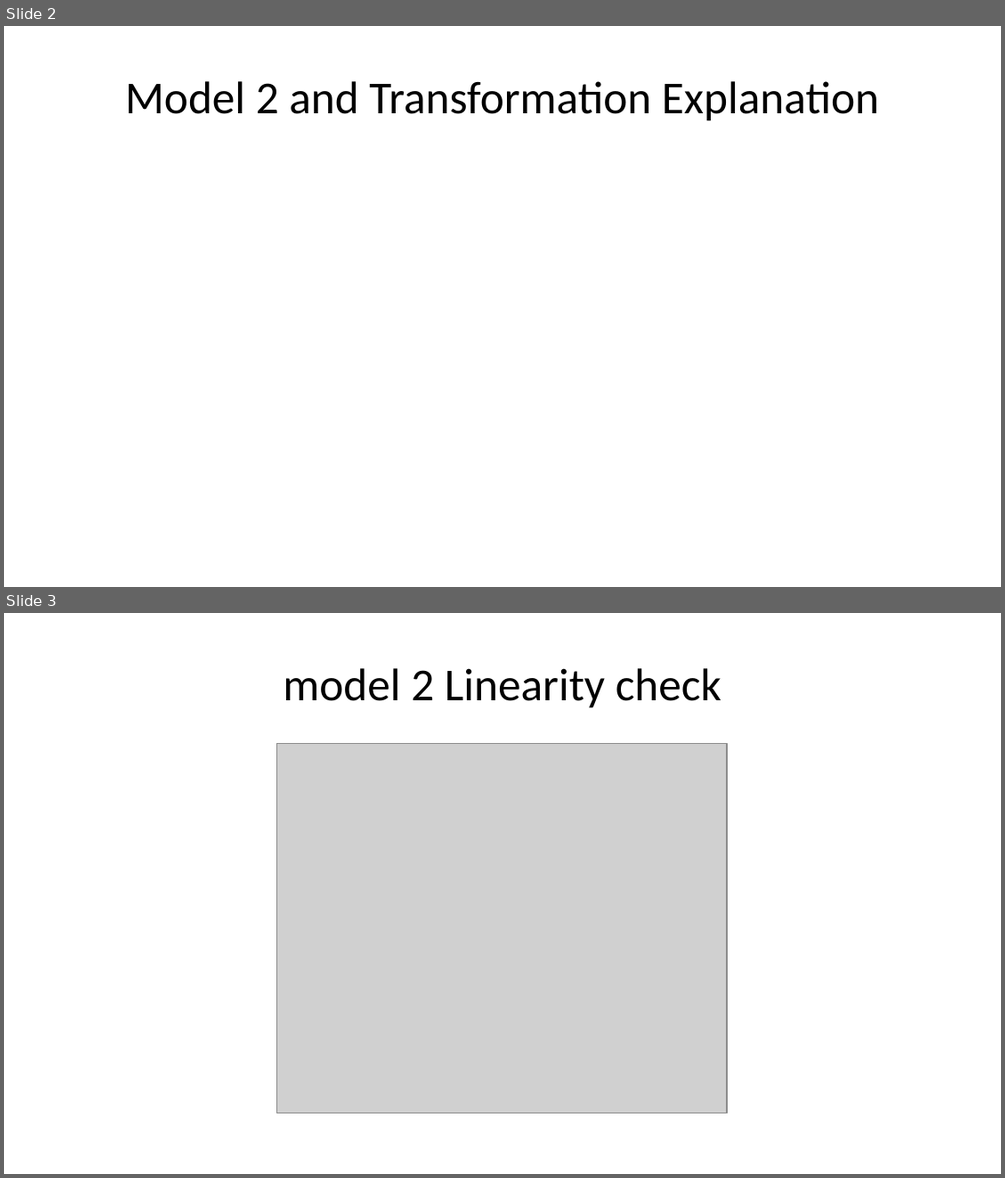
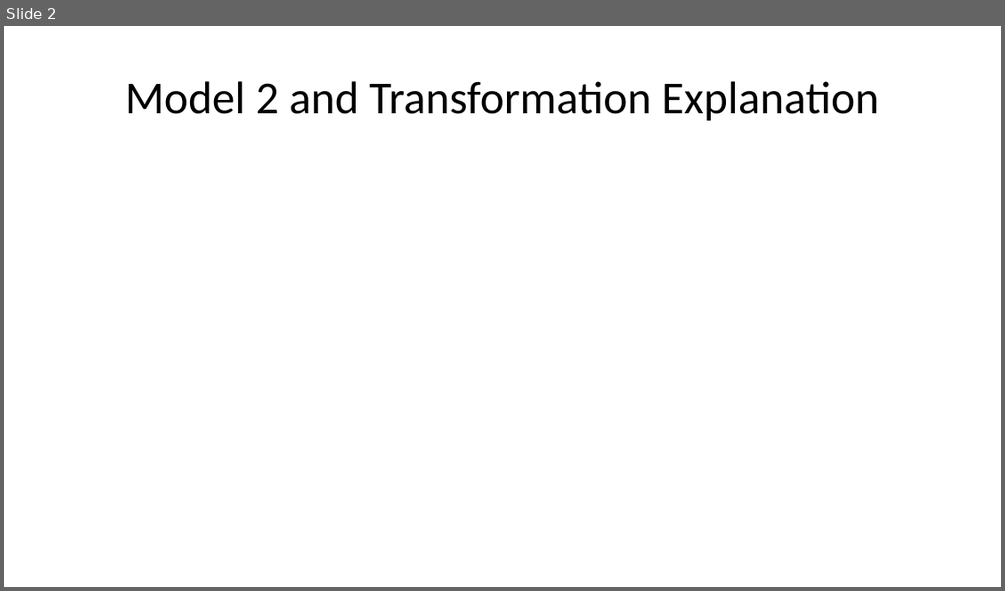
Before and after one commit to Yolanda101/quarto-slides, a slide deck: hello (3).pptx. Shown one above the other, each under a label of ours: slides 2 and 3 before the commit, slide 2 after it. The pictures are 1005x1178 and 1005x591 pixels, drawn with LibreOffice and Linux fonts; fonts in the diff are those of the drawing; grey boxes stand for pictures. Boxes give left, top, right and bottom in pixels: in the first picture for what was removed or moved away, otherwise in the second. Text is boxed around its words. In the diff, an @@ line names an element or a change of style, - is before the commit and + after.

```diff
--- a/hello (3).pptx
+++ b/hello (3).pptx
@@ slide 3 removed at bbox=[4, 613, 1001, 1174], background #FFFFFF @@
@@ title removed at bbox=[283, 668, 721, 708] @@
-model 2 Linearity check
@@ picture removed at bbox=[277, 744, 727, 1113] @@
```
Also in this commit, not shown: 4 slides changed, 1 slide added, 4 other slides removed.
